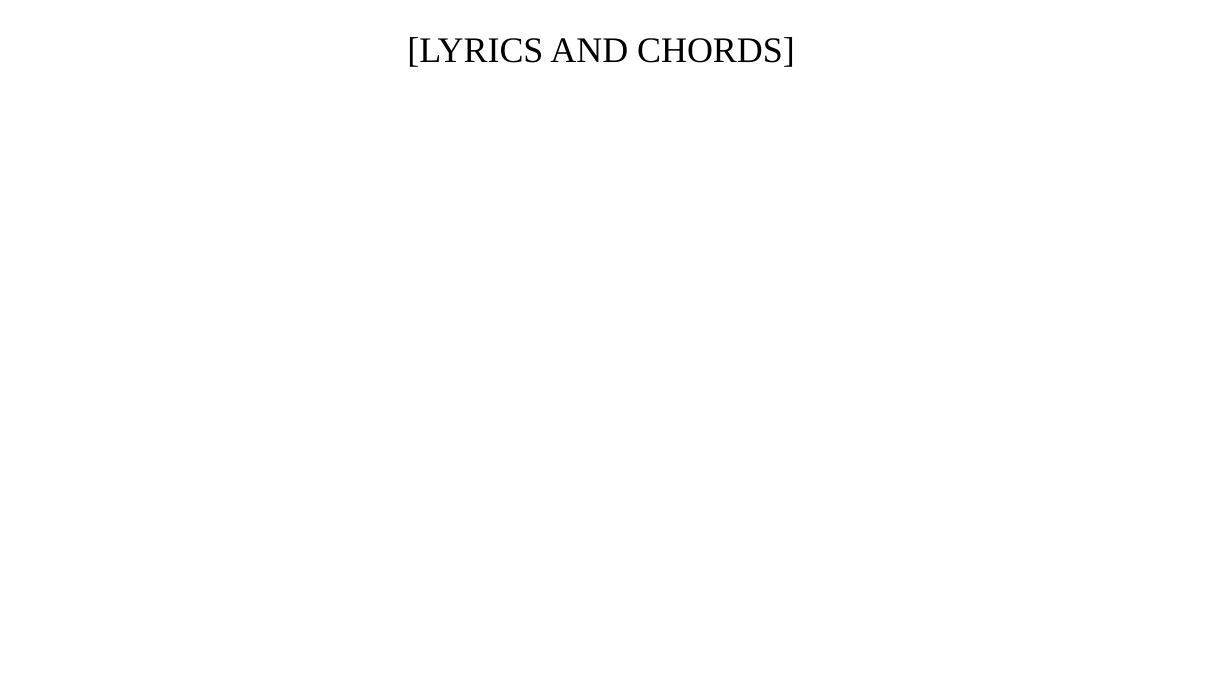
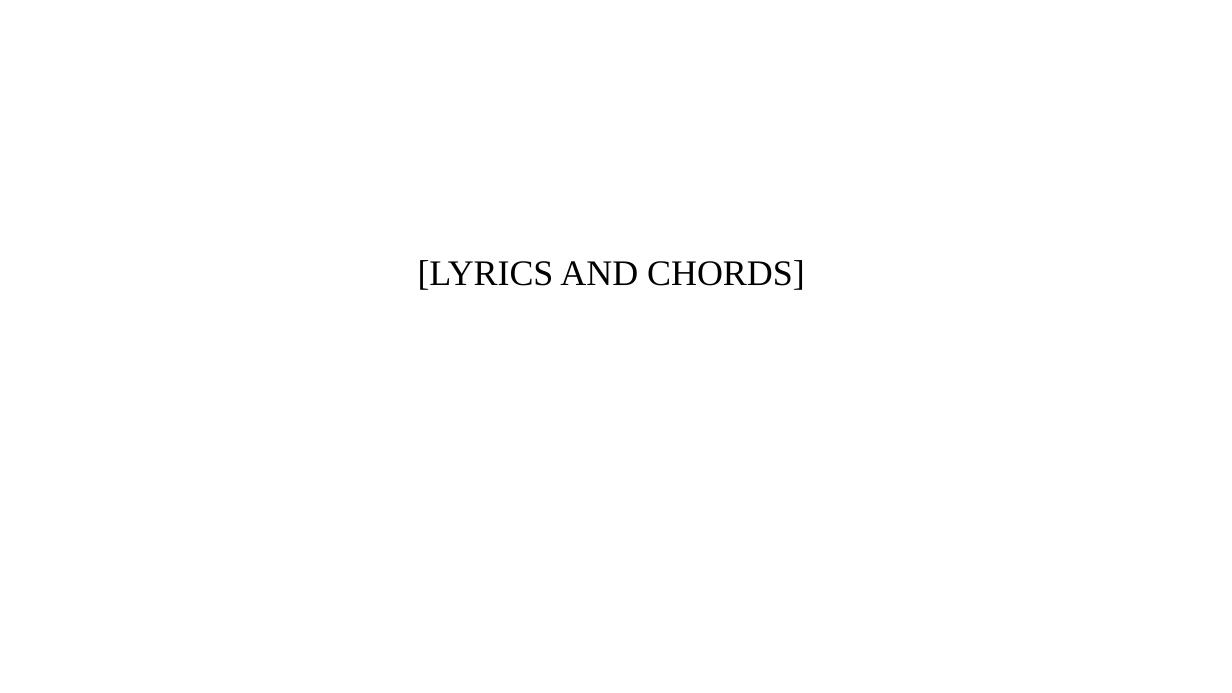
Before and after one commit to Gideonlau1967/LyricSlide-Pro, a slide deck: slide 1 of Song Template 4.pptx. Drawn at 1232x693 pixels with LibreOffice and Linux fonts; fonts in the diff are those of the drawing; background and template pictures are left out. Boxes give left, top, right and bottom in pixels: in the first picture for what was removed or moved away, otherwise in the second. Text is boxed around its words. In the diff, an @@ line names an element or a change of style, - is before the commit and + after.

```diff
--- a/Song Template 4.pptx
+++ b/Song Template 4.pptx
@@ text "[LYRICS AND CHORDS]": place and size @@
-text "[LYRICS AND CHORDS]" at (407, 37, 795, 67)
+text "[LYRICS AND CHORDS]" at (418, 260, 805, 290)
@@ text "[LYRICS AND CHORDS]" at (418, 260, 805, 290): vertical alignment top to middle @@
```
Also in this commit, not shown: 1 other file.
